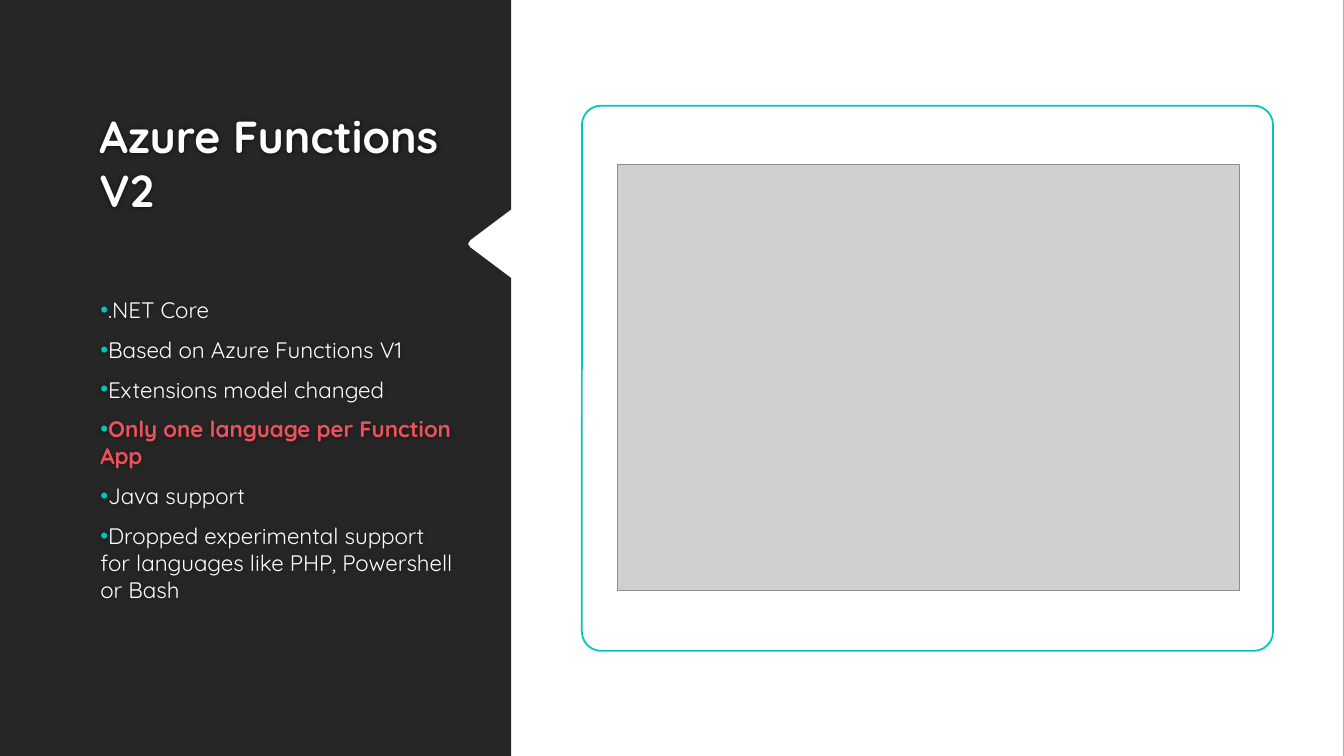
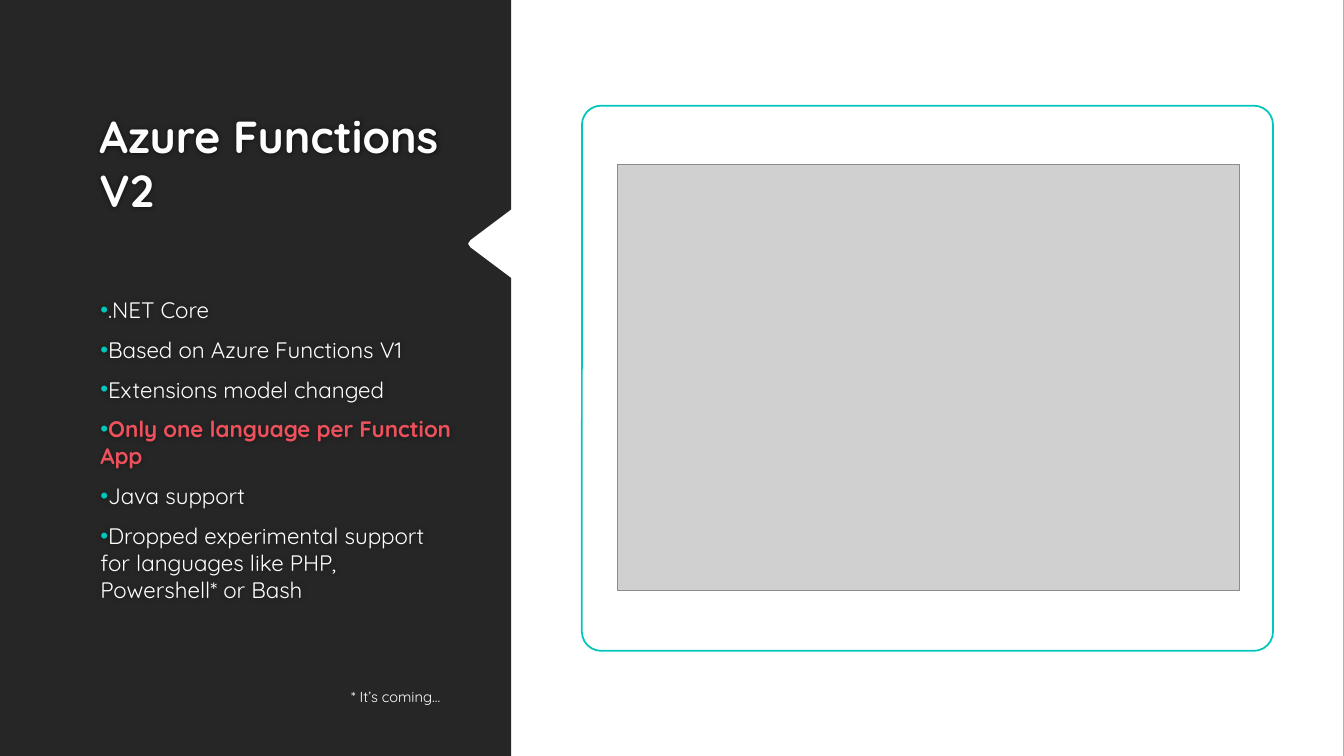
Before and after one commit to kamil-mrzyglod/Workshops, a slide deck: slide 7 of AzureDay2019/Developing services with Azure Functions.pptx. Drawn at 1344x756 pixels with LibreOffice and Linux fonts; fonts in the diff are those of the drawing; grey boxes stand for pictures; background and template pictures are left out. Boxes give left, top, right and bottom in pixels: in the first picture for what was removed or moved away, otherwise in the second. Text is boxed around its words. In the diff, an @@ line names an element or a change of style, - is before the commit and + after.

```diff
--- a/AzureDay2019/Developing services with Azure Functions.pptx
+++ b/AzureDay2019/Developing services with Azure Functions.pptx
@@ text at (100,527,425,598): text changed @@
-• Dropped experimental support for languages like PHP, Powershell or Bash
+• Dropped experimental support for languages like PHP, Powershell* or Bash
@@ text added at (360,691,440,705), 10.5 pt, text #FFFFFF @@
+* It’s coming…
```
Also in this commit, not shown: 1 other slide changed, 3 slides added.
